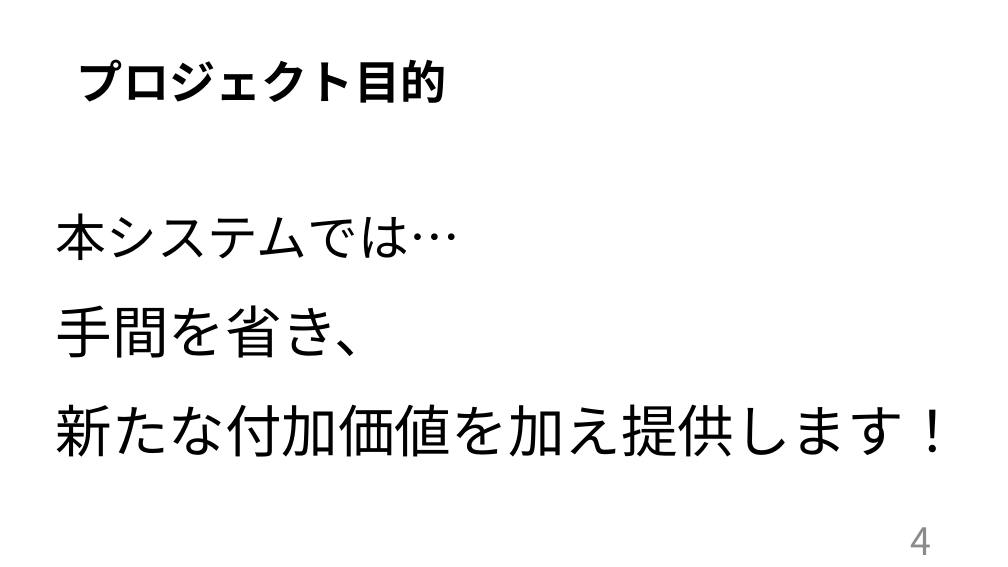
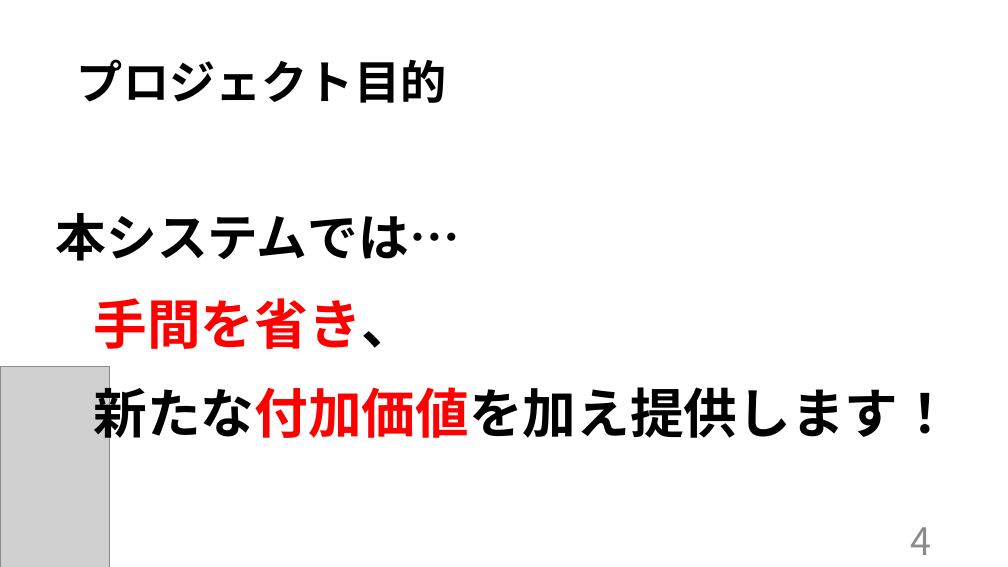
Before and after one commit to kazukiyoshida96/PM-, a slide deck: slide 5 of ＰＭ学科専用2.pptx. Drawn at 1008x567 pixels with LibreOffice and Linux fonts; fonts in the diff are those of the drawing; grey boxes stand for pictures. Boxes give left, top, right and bottom in pixels: in the first picture for what was removed or moved away, otherwise in the second. Text is boxed around its words. In the diff, an @@ line names an element or a change of style, - is before the commit and + after.

```diff
--- a/ＰＭ学科専用2.pptx
+++ b/ＰＭ学科専用2.pptx
@@ text "本システムでは…" at [56,213,952,447]: bold on; size 53.9 to 51.1 pt, text colour #000000 to #FF0000 in "手間を省き、", "新たな付加価値を加え提供します！"; alignment left to justified; list level 1 to 2 in "手間を省き、"; list level 1 to 2 in "新たな付加価値を加え提供します！" @@
@@ picture added at [0,366,109,567] @@
```
Also in this commit, not shown: 16 other slides changed.
